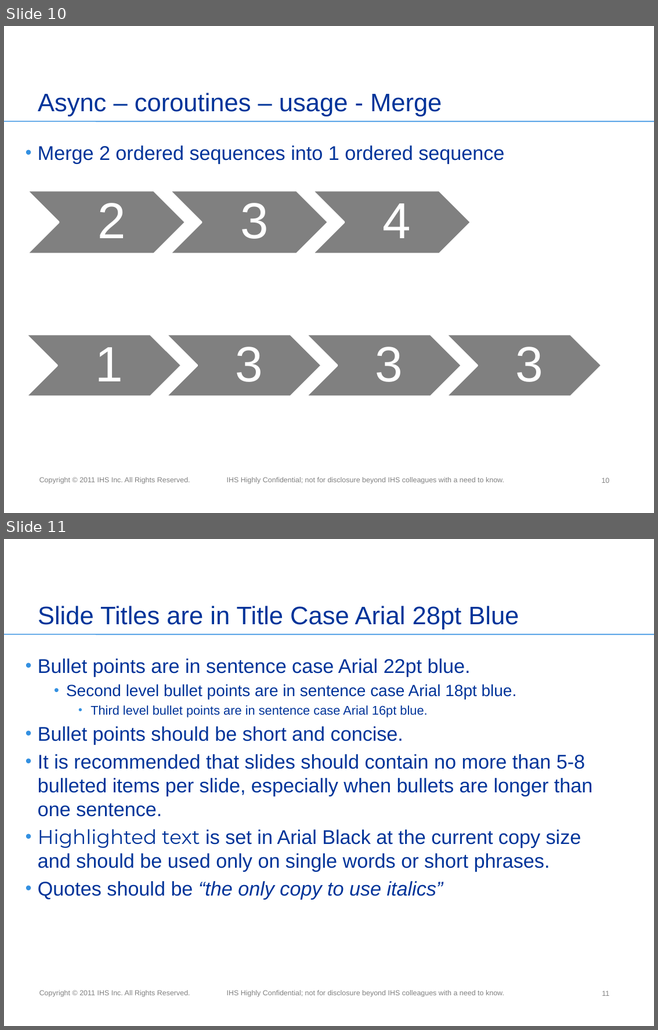
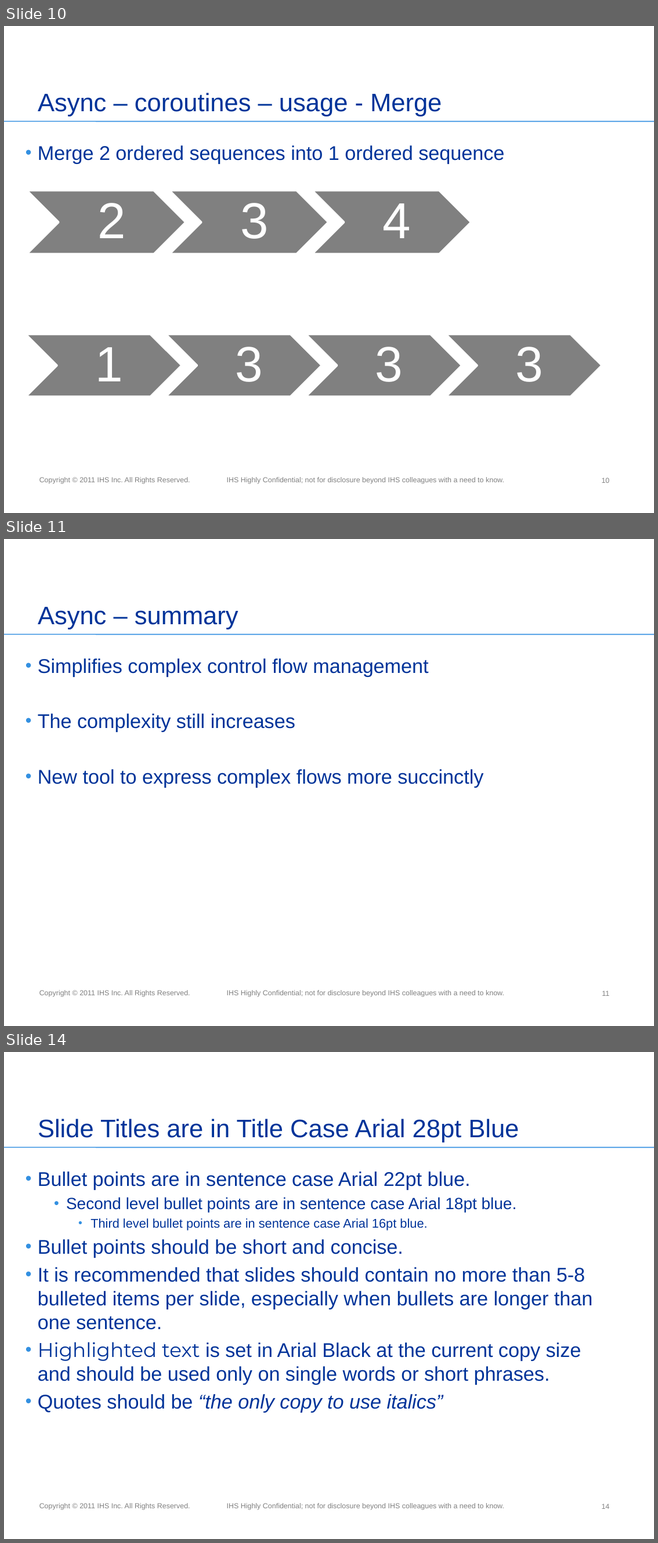
Before and after one commit to miensol/conference2012, a slide deck: C# 5.pptx. Shown one above the other, each under a label of ours: slides 10 and 11 before the commit, slides 10, 11 and 14 after it; the slides between them are not shown. The pictures are 658x1030 and 658x1543 pixels, drawn with LibreOffice and Linux fonts; fonts in the diff are those of the drawing; background and template pictures are left out. Boxes give left, top, right and bottom in pixels: in the first picture for what was removed or moved away, otherwise in the second. Text is boxed around its words. In the diff, an @@ line names an element or a change of style, - is before the commit and + after.

```diff
--- a/C# 5.pptx
+++ b/C# 5.pptx
@@ slide 11 added at bbox=[4, 539, 654, 1026], background #FFFFFF; not listed: 3 template elements that a slide beside it also shows @@
@@ title added at bbox=[38, 607, 238, 629], 28 pt, text #003399 @@
+Async – summary
@@ text added at bbox=[38, 658, 483, 788], 22 pt, text #003399 @@
+• Simplifies complex control flow management
+• The complexity still increases
+• New tool to express complex flows more succinctly
@@ page number added at bbox=[601, 991, 609, 996], 8 pt, text #808080 @@
+11
@@ what was slide 11 is now slide 14 @@
@@ page number at bbox=[601, 1504, 610, 1509]: text changed @@
-11
+14
```
Also in this commit, not shown: 1 slide changed, 2 other slides added.
